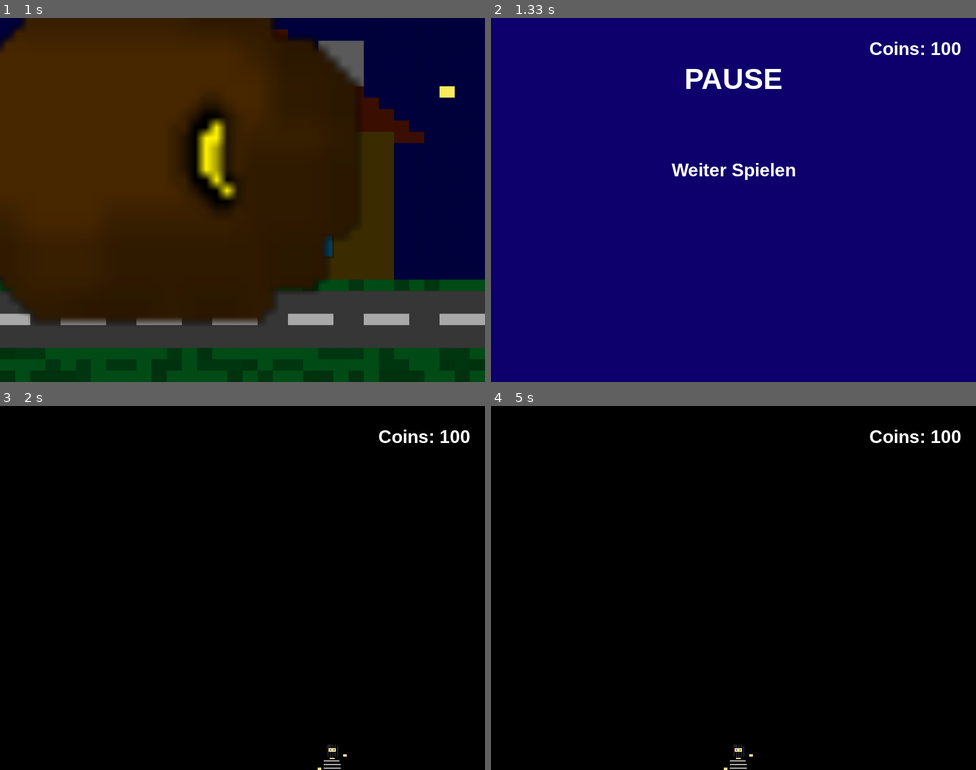
Above: before the commit, frames 1-4 (two rows, left to right).
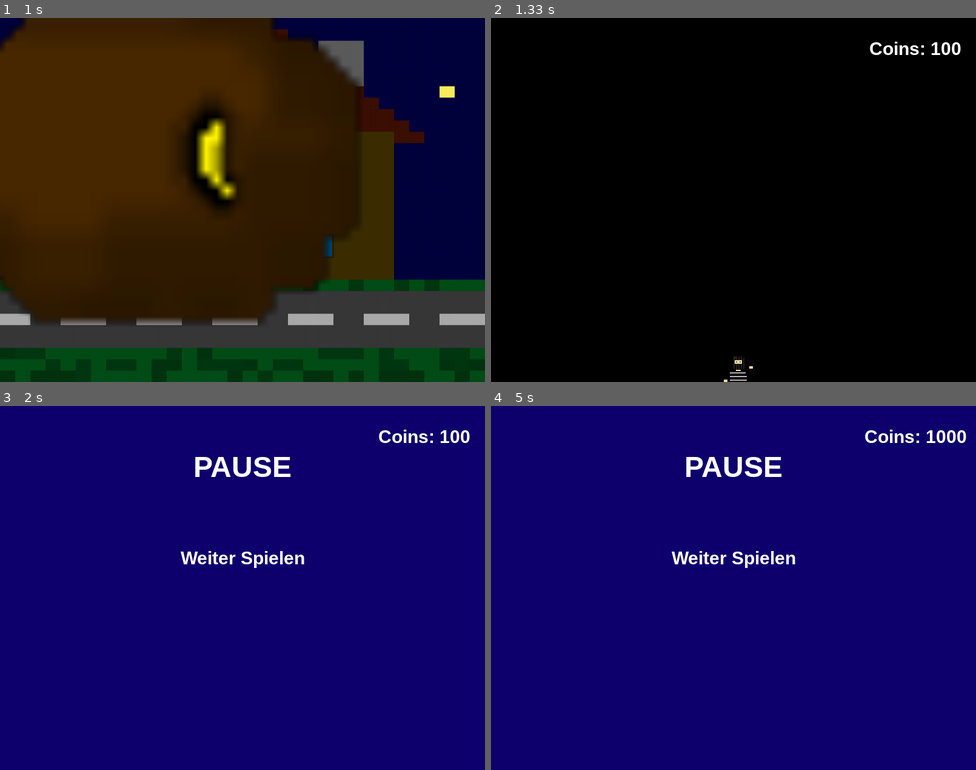
Above: after the commit, the same moments.

Repository: 25-26-1AHIF/pygameproject-rauber_david_jonas
Game: pygame game, started from game/main.py
Two runs of this game, one before a commit and one after it. Both use one fixed random seed, a clock stepped at 60 frames per second and the inputs below.
Inputs:
- Up to frame 1 (1 s): click "Starten" at 0.38 s
- Up to frame 2 (1.33 s): tap Space at 1.17 s
- Up to frame 3 (2 s): hold Space 1.5-1.97 s; hold Right 1.5-1.97 s
- Up to frame 4 (5 s): tap Space at 2, 2.33 s; tap X at 2.67, 3.07, 3.37, 3.57, 3.9, 4.2, 4.4, 4.7, 4.97 s

Frame 1 is identical in both runs. In frame 2, 100% of the frame differs, in the area x 0-100%, y 0-100%; in frame 3, 100%; in frame 4, 100%.

Commit message:
Mode_Screen gemacht

Diff:
--- a/game/game_variables/game_variables.py
+++ b/game/game_variables/game_variables.py
@@ -27,6 +27,7 @@
     PAUSED = ("paused")
     STR = ("str")
     EXIT = ("exit")
+    MODE = ("mode")
     ROOM_1 = ("room1")
     RIDDLE1 = ("riddle1")
     actual = MAIN
--- a/game/main.py
+++ b/game/main.py
@@ -8,6 +8,7 @@
 from objects.Screens.Animation_Screen import animation_screen
 from objects.Screens.Room1_Screen import room1_screen
 from objects.Screens.riddle1_Screen import riddle1_screen
+from objects.Screens.Mode_Screen import mode_screen
 
 def main():
     gv.init()
@@ -27,12 +28,13 @@
             GameScreens.actual = steuerung_screen(screen, clock)
         elif GameScreens.actual == GameScreens.ROOM_1:
             GameScreens.actual = room1_screen(screen, clock)
+        elif GameScreens.actual == GameScreens.MODE:
+            GameScreens.actual = mode_screen(screen, clock)
         elif GameScreens.actual == GameScreens.RIDDLE1:
             GameScreens.actual = riddle1_screen(screen, clock)
         elif GameScreens.actual == GameScreens.EXIT:
             break
 
-
     pygame.quit()
 
 if __name__ == "__main__":
--- a/game/objects/Screens/Animation_Screen.py
+++ b/game/objects/Screens/Animation_Screen.py
@@ -43,7 +43,7 @@
         frame_counter += 1
 
         if groesse[0] > gv.SCREEN_WIDTH * 3:
-            return GameScreens.PLAY
+            return GameScreens.MODE
 
         pygame.display.flip()
         clock.tick(60)
--- /dev/null
+++ b/game/objects/Screens/Mode_Screen.py
@@ -0,0 +1,45 @@
+import pygame
+from game_variables.game_variables import GameVariables as gv
+from game_variables.game_variables import GameScreens as GameScreens
+from objects.sprites import Bilder
+from objects.Coins import Coins
+
+def mode_screen(screen: pygame.Surface, clock: pygame.time.Clock):
+    pygame.display.set_caption("Mode Screen")
+
+    easy_text = gv.FONT_MIDDLE.render("Easy", True, "white")
+    midd_text = gv.FONT_MIDDLE.render("Middle", True, "white")
+    hard_text = gv.FONT_MIDDLE.render("Hard", True, "white")
+    easy_text_rect = easy_text.get_rect(center=(gv.SCREEN_WIDTH / 2, 100))
+    midd_text_rect = midd_text.get_rect(center=(gv.SCREEN_WIDTH / 2, 250))
+    hard_text_rect = hard_text.get_rect(center=(gv.SCREEN_WIDTH / 2, 400))
+
+
+    coins = Coins(screen)
+
+    while True:
+        for event in pygame.event.get():
+            if event.type == pygame.QUIT:
+                return GameScreens.EXIT
+            if event.type == pygame.KEYDOWN:
+                if event.key == pygame.K_ESCAPE:
+                    return GameScreens.MAIN
+                if event.key == pygame.K_SPACE:
+                    return GameScreens.PLAY
+                if event.key == pygame.K_x:
+                    coins.change_coins(100)
+            if event.type == pygame.MOUSEBUTTONDOWN:
+                if easy_text_rect.collidepoint(event.pos):
+                    return GameScreens.PLAY
+                if midd_text_rect.collidepoint(event.pos):
+                    return GameScreens.PLAY
+                if hard_text_rect.collidepoint(event.pos):
+                    return GameScreens.PLAY
+
+        screen.fill((14, 0, 108))
+        screen.blit(easy_text, easy_text_rect)
+        screen.blit(midd_text, midd_text_rect)
+        screen.blit(hard_text, hard_text_rect)
+        coins.show_coins()
+        pygame.display.flip()
+        clock.tick(gv.FPS)
